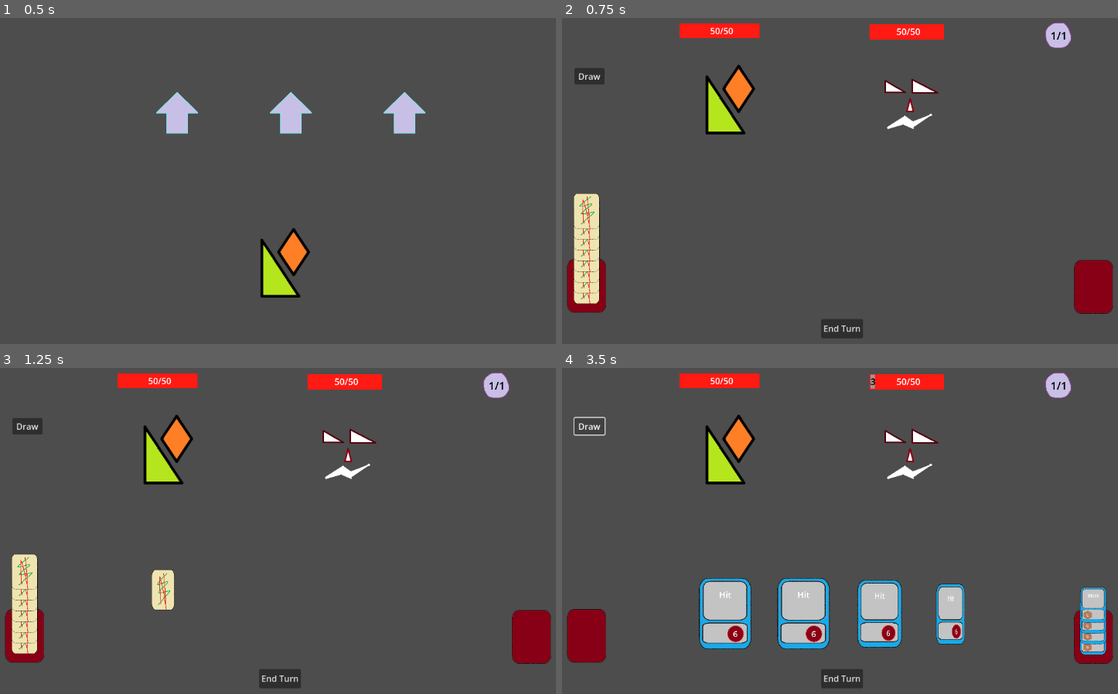
Above: before the commit, frames 1-4 (two rows, left to right).
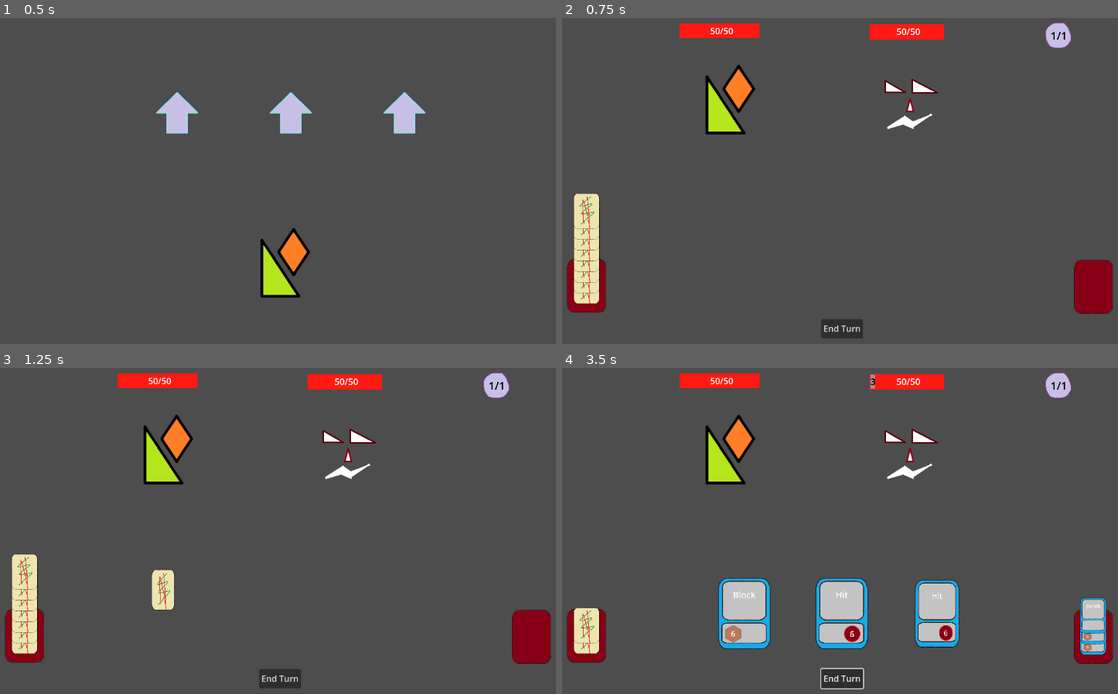
Above: after the commit, the same moments.

Repository: HartThomas/Roguelike-Ideas
Game: Godot game, scene res://main.tscn
The game is run twice, just before and just after one commit, with the same random seed, the same clock (stepped at 60 frames per second) and the same inputs.
Inputs (mouse positions are in pixels of both pictures, inside the frame that each line leads up to):
- Up to frame 1 (0.5 s): no input
- Up to frame 2 (0.75 s): tap Enter at 0.5 s; drag from (851, 112) to (901, 96) at 0.52 s
- Up to frame 3 (1.25 s): no input
- Up to frame 4 (3.5 s): click (589, 426) at 1.25 s, where only the run before the commit has a clickable "Draw"; click "End Turn" at 2 s; click (589, 426) at 2.75 s, where only the run before the commit has a clickable "Draw"

Frame 1 is identical in both runs. In frame 2, 0.3% of the frame differs, in the area x 2-8%, y 15-21%; in frame 3, 0.3%; in frame 4, 9.2%, in the area x 2-98%, y 14-99%.

Commit message:
Add idea to readme

Diff:
--- a/BattleManager.gd
+++ b/BattleManager.gd
@@ -13,8 +13,9 @@
 @export var effort :int = 1
 # Called when the node enters the scene tree for the first time.
 func _ready() -> void:
-	add_cards_to_deck(['Hit', 'Hit', 'Hit', 'Hit', 'Block', 'Block', 'Block', 'Block'])
-
+	add_cards_to_deck(['Hit', 'Hit', 'Hit', 'Hit', 'Block', 'Block', 'Block', 'Banish'])
+	var banish = load('res://resources/banish.tres')
+	banish.effect = func(): print(get_tree().current_scene)
 
 func add_cards_to_deck(array: Array[String])-> void :
 	var new_battle_info = load("res://resources/battle_info.tres")
@@ -22,6 +23,7 @@
 	for card in array:
 		var resource_path = "res://resources/%s.tres" % [card.to_lower()]
 		var new_card = load(resource_path)
+		new_card.set_local_to_scene(true)
 		battleInfo.add_card_to_deck(new_card)
 	battleInfo.shuffle_deck()
 
--- a/battle.gd
+++ b/battle.gd
@@ -31,6 +31,7 @@
 		i += 1
 
 func _on_card_released(card) -> void:
+	card.card_info.when_played()
 	for clicked in clickedArray:
 		clicked.is_dragging = false
 	clickedArray.clear()
@@ -47,7 +48,6 @@
 				battle_over.emit()
 			use_effort(1)
 
-
 func _on_draw_button_down() -> void:
 	if deck.size() == 0:
 		if depleted.size() == 0:
@@ -125,6 +125,7 @@
 	for card in BattleManager.battleInfo.deck:
 		var new_card = card_scene.instantiate()
 		new_card.card_info = card
+		new_card.card_info.effect = func(): print(get_children())
 		new_card.position = new_card.card_info.position
 		new_card.position.y -= 20 * index
 		new_card.z_index = index
@@ -141,7 +142,7 @@
 	$Player/HealthBar/HealthLabel.text = str(BattleManager.player_health) + '/' + str(BattleManager.player_max_health)
 	$Player/BlockBar.value = BattleManager.player_block
 	if BattleManager.player_block > 0:
-		$Player/BlockBar/BlockLabel.text = BattleManager.player_block
+		$Player/BlockBar/BlockLabel.text = str(BattleManager.player_block)
 	else:
 		$Player/BlockBar/BlockLabel.text = ''
 
@@ -158,21 +159,21 @@
 	await get_tree().create_timer(0.5).timeout
 	draw_hand()
 
-
 func edit_player_health(amount) -> void:
-	if BattleManager.player_block > 0:
-		if BattleManager.player_block >= amount:
-			BattleManager.player_block -= amount
-			amount = 0
-		else:
-			amount -= BattleManager.player_block
-			BattleManager.player_block = 0
-
-		$Player/BlockBar.value = BattleManager.player_block
-		if BattleManager.player_block == 0:
-			$Player/BlockBar/BlockLabel.text = ''
-		else:
-			$Player/BlockBar/BlockLabel.text = str(BattleManager.player_block)
+	if amount >= 0:
+		if BattleManager.player_block > 0:
+			if BattleManager.player_block >= amount:
+				BattleManager.player_block -= amount
+				amount = 0
+			else:
+				amount -= BattleManager.player_block
+				BattleManager.player_block = 0
+
+			$Player/BlockBar.value = BattleManager.player_block
+			if BattleManager.player_block == 0:
+				$Player/BlockBar/BlockLabel.text = ''
+			else:
+				$Player/BlockBar/BlockLabel.text = str(BattleManager.player_block)
 	if BattleManager.player_health - amount > BattleManager.player_max_health:
 		BattleManager.player_health = BattleManager.player_max_health
 	else:
@@ -181,18 +182,19 @@
 	$Player/HealthBar/HealthLabel.text = str(BattleManager.player_health) + '/' + str(BattleManager.player_max_health)
 
 func edit_enemy_health(amount) -> void:
-	if BattleManager.enemy_block > 0:
-		if BattleManager.enemy_block >= amount:
-			BattleManager.enemy_block -= amount
-			amount = 0
-		else:
-			amount -= BattleManager.enemy_block
-			BattleManager.enemy_block = 0
-		$Enemy/BlockBar.value = BattleManager.enemy_block
-		if BattleManager.enemy_block == 0:
-			$Enemy/BlockBar/BlockLabel.text = ''
-		else:
-			$Enemy/BlockBar/BlockLabel.text = str(BattleManager.enemy_block)
+	if amount >= 0:
+		if BattleManager.enemy_block > 0:
+			if BattleManager.enemy_block >= amount:
+				BattleManager.enemy_block -= amount
+				amount = 0
+			else:
+				amount -= BattleManager.enemy_block
+				BattleManager.enemy_block = 0
+			$Enemy/BlockBar.value = BattleManager.enemy_block
+			if BattleManager.enemy_block == 0:
+				$Enemy/BlockBar/BlockLabel.text = ''
+			else:
+				$Enemy/BlockBar/BlockLabel.text = str(BattleManager.enemy_block)
 	if BattleManager.enemy_health - amount > BattleManager.enemy_max_health:
 		BattleManager.enemy_health = BattleManager.enemy_max_health
 	else:
@@ -203,7 +205,10 @@
 func edit_player_block(amount) -> void:
 	BattleManager.player_block += amount
 	$Player/BlockBar.value = BattleManager.player_block
-	$Player/BlockBar/BlockLabel.text = str(BattleManager.player_block)
+	if BattleManager.player_block ==0:
+		$Player/BlockBar/BlockLabel.text = ''
+	else:
+		$Player/BlockBar/BlockLabel.text = str(BattleManager.player_block)
 
 func edit_enemy_block(amount) -> void:
 	BattleManager.enemy_block += amount
--- a/battle.tscn
+++ b/battle.tscn
@@ -42,14 +42,6 @@
 position = Vector2(1048, 538)
 scale = Vector2(0.15, 0.15)
 texture = ExtResource("3_b0d62")
-
-[node name="Draw" type="Button" parent="."]
-offset_left = 81.0
-offset_top = 128.0
-offset_right = 137.0
-offset_bottom = 157.0
-text = "Draw
-"
 
 [node name="Player" type="Sprite2D" parent="."]
 position = Vector2(360, 200)
@@ -165,5 +157,4 @@
 [connection signal="area_entered" from="Hand" to="." method="_on_hand_area_entered"]
 [connection signal="area_exited" from="Hand" to="." method="_on_hand_area_exited"]
 [connection signal="clicked" from="Card" to="." method="_on_card_clicked"]
-[connection signal="button_down" from="Draw" to="." method="_on_draw_button_down"]
 [connection signal="button_down" from="Button" to="." method="end_turn"]
--- a/classnames/card.gd
+++ b/classnames/card.gd
@@ -6,3 +6,8 @@
 @export var block: int
 @export var position: Vector2 = Vector2(338, 400)
 @export var texture: CompressedTexture2D
+var effect: Callable = func(): pass
+
+func when_played() -> void:
+	if effect:
+		effect.call()
--- /dev/null
+++ b/resources/banish.tres
@@ -0,0 +1,10 @@
+[gd_resource type="Resource" script_class="CardStats" load_steps=2 format=3 uid="uid://dxq4y51b7eeeg"]
+
+[ext_resource type="Script" path="res://classnames/card.gd" id="1_vbnd4"]
+
+[resource]
+script = ExtResource("1_vbnd4")
+card_name = "Banish"
+attack = 0
+block = 0
+position = Vector2(103, 536)
Not shown, changed: README.md
